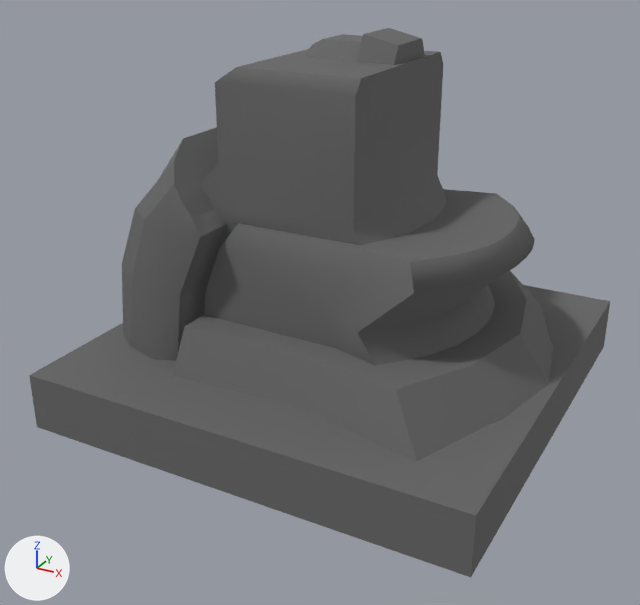
Two versions of the COLLADA model UnityProject-CyberDino/Assets/Resources/Environment/Track/Buildings/Building_Top_01.dae, one commit apart.
Both versions are drawn from a camera (50 mm lens) standing at (0.383, -0.752, 0.465) and looking at (-0.008, -0.041, 0.11). Every picture has the same lights, and +X, +Y and +Z are marked at lower left.

The older version as bpy lines, for what is in view:
```python
me_building_top_01mesh = bpy.data.meshes.new('Building_Top_01Mesh')
me_building_top_01mesh.from_pydata(...)  # 299 vertices, 504 faces; spans x -0.225..0.225, y -0.225..0.225, z 0.0..0.365
me_building_top_01mesh.materials.append(mat_lambert1)  # dark grey #666666
ob_building_top_01 = bpy.data.objects.new('Building_Top_01', me_building_top_01mesh)
ob_building_top_01.location = (0.0, 0.0, 0.0)
```
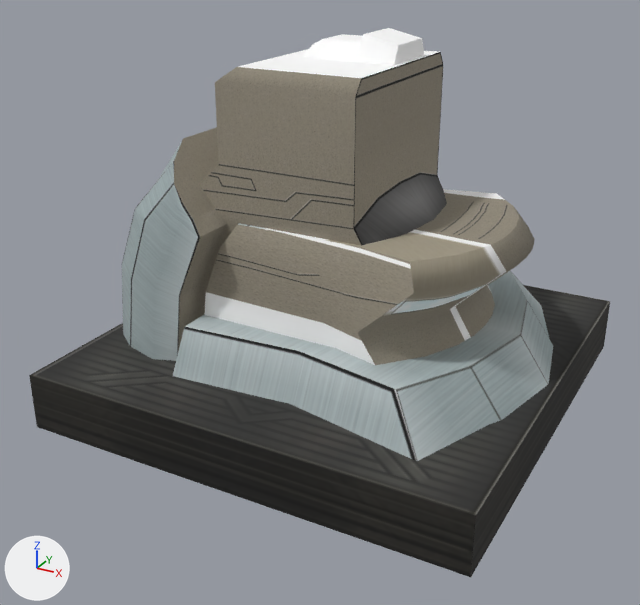
Location of each change, (x1, y1, x2, y2) in pixels of the pictures (640 x 605 px):
```json
{"object": "Building_Top_01", "change": "recoloured", "before": [29, 28, 610, 577], "after": [29, 28, 610, 577]}
```

The change, as JSON lines over the scene's bpy script:
```json
{"op": "add", "block": "img_building_top_01_png", "code": ["img_building_top_01_png = load_image('Building_Top_01.png', 'Textures/Building_Top_01.png', 2048, 2048, 'sRGB')"]}
{"op": "add", "block": "mat_building_top_01mat1", "code": ["mat_building_top_01mat1 = principled_material('Building_Top_01Mat1')", "mat_building_top_01mat1.texture = img_building_top_01_png", "mat_building_top_01mat1.roughness = 0.9"]}
{"block": "me_building_top_01mesh", "where": "me_building_top_01mesh.from_pydata(...)  # 299 vertices, 504 faces; spans x -0.225..0.225, y -0.225..0.225, z 0.0..0.365"}
{"op": "remove", "block": "me_building_top_01mesh", "code": "me_building_top_01mesh.materials.append(mat_lambert1)  # dark grey #666666"}
{"op": "add", "block": "me_building_top_01mesh", "code": "me_building_top_01mesh.materials.append(mat_building_top_01mat1)  # picture img_building_top_01_png"}
```
